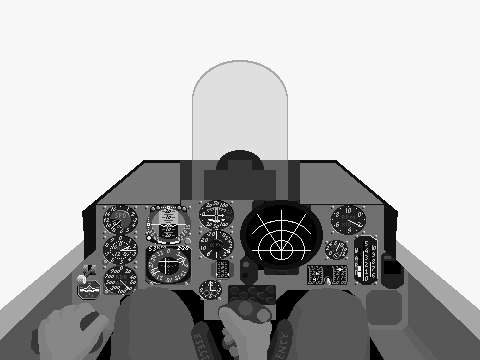
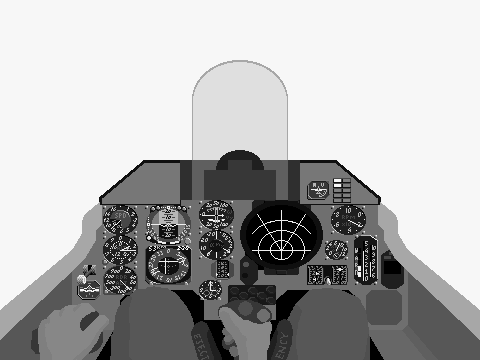
The second 480 × 360 image is a revision of the first. Changes to its layers:
painted on "MiG23_Hood" over box(72, 198, 408, 260)
painted on "MiG23_Frgr" over box(311, 179, 341, 191)
painted on "MiG23_Bkgr" over box(307, 178, 351, 203)
painted on "MiG23_Frame" over box(84, 195, 396, 235)
